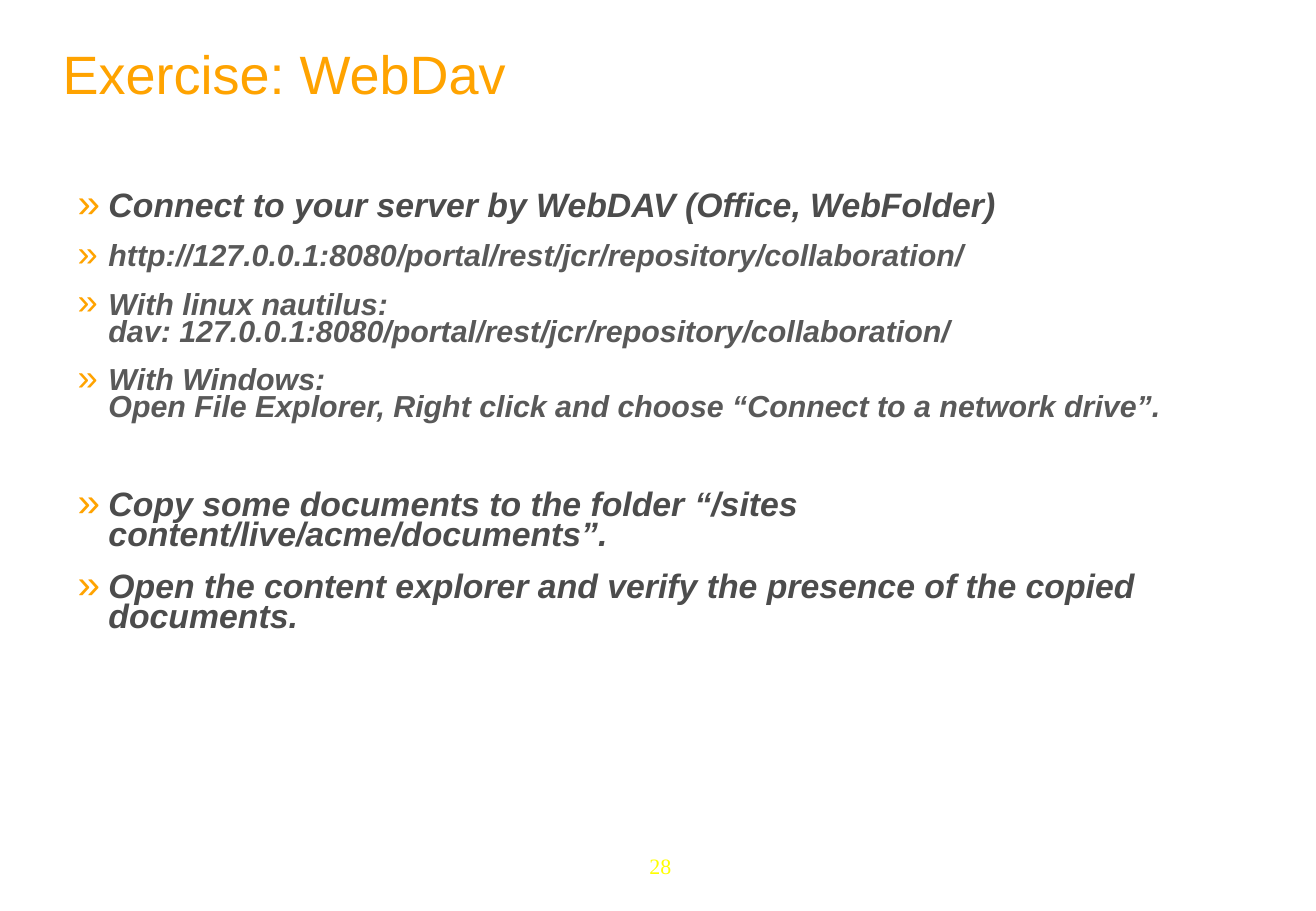
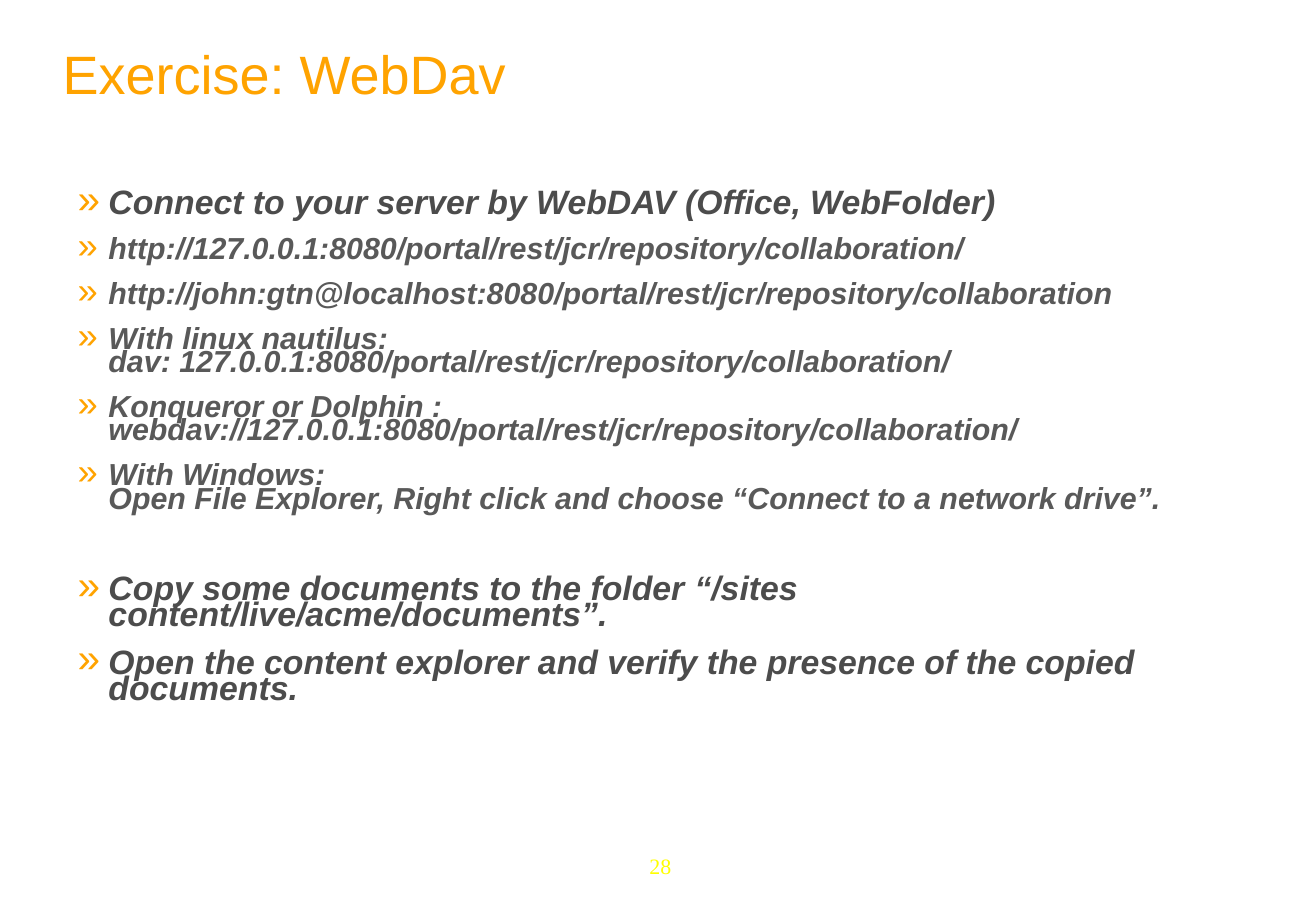
Before and after one commit to anhvurz90/training, a slide deck: slide 28 of slides/exo-fundamentals/en/060 ECM-Intro-XFund-en.ppt. Drawn at 1316x911 pixels with LibreOffice and Linux fonts; fonts in the diff are those of the drawing; background and template pictures are left out. Boxes give left, top, right and bottom in pixels: in the first picture for what was removed or moved away, otherwise in the second. Text is boxed around its words. In the diff, an @@ line names an element or a change of style, - is before the commit and + after.

```diff
--- a/slides/exo-fundamentals/en/060 ECM-Intro-XFund-en.ppt
+++ b/slides/exo-fundamentals/en/060 ECM-Intro-XFund-en.ppt
@@ text at [108,189,1160,701]: line spacing 0.74 to 0.64 @@
@@ text at [108,282,1112,310]: paragraph added @@
+  » http://john:gtn@localhost:8080/portal/rest/jcr/repository/collaboration
@@ text at [108,395,1017,446]: paragraph added @@
+  » Konqueror or Dolphin : webdav://127.0.0.1:8080/portal/rest/jcr/repository/collaboration/
```
Also in this commit, not shown: 1 other slide changed, 1 other file.
